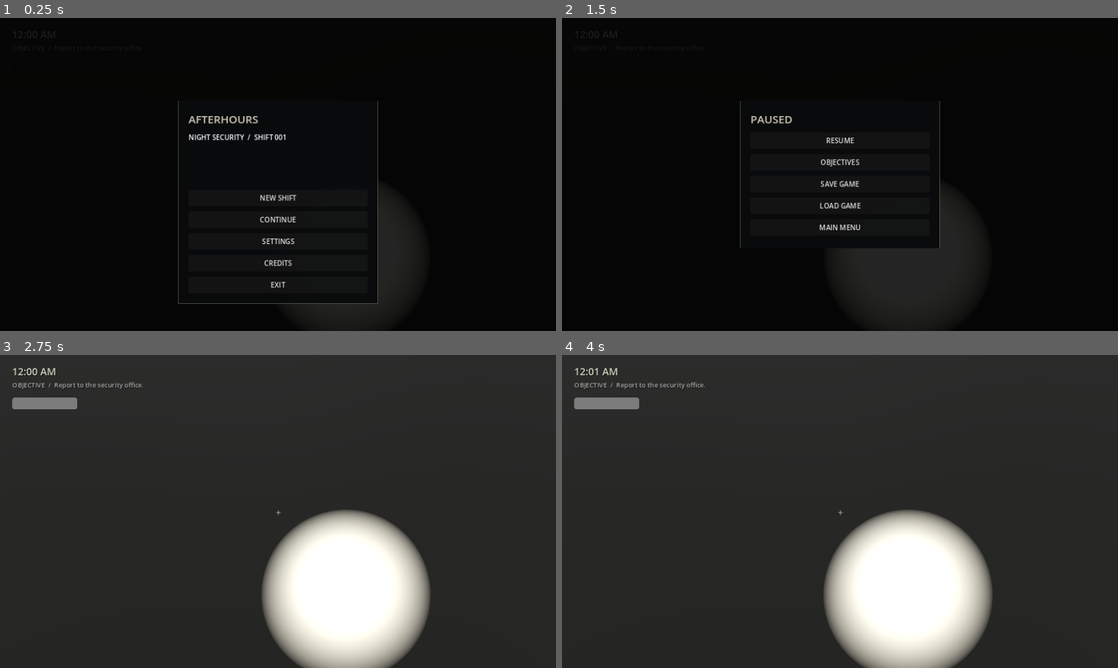
Above: before the commit, frames 1-4 (two rows, left to right).
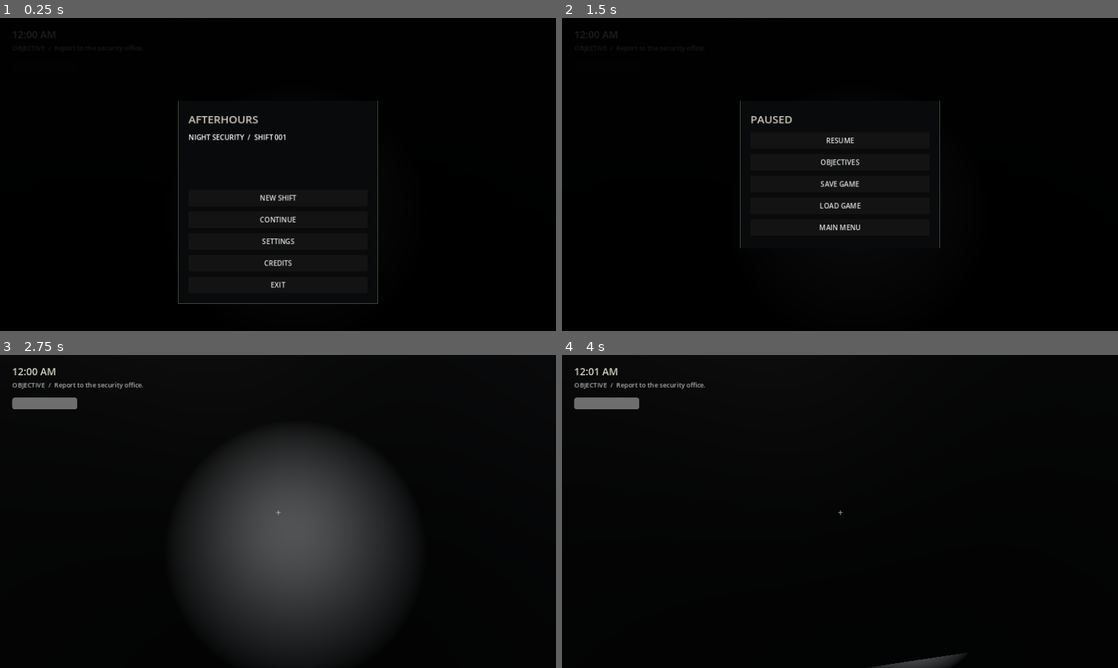
Above: after the commit, the same moments.

Repository: dontcare-dev/AFTER-HOURS
Game: Godot game, scene res://scenes/main.tscn
The game is run twice, just before and just after one commit, with the same random seed, the same clock (stepped at 60 frames per second) and the same inputs.
Inputs (mouse positions are in pixels of both pictures, inside the frame that each line leads up to):
- Up to frame 1 (0.25 s): no input
- Up to frame 2 (1.5 s): click "SETTINGS" at 0.5 s; click "BACK" at 1.25 s
- Up to frame 3 (2.75 s): click "RESUME" at 2 s
- Up to frame 4 (4 s): tap Enter (objectives) at 2.75 s; move the mouse to (867, 511) at 2.77 s; hold W (move_forward) 2.78-3.5 s; hold E (interact) 2.78-3.5 s; click "BACK" at 3.5 s

The runs differ from the first frame. In frame 1, 2.9% of the frame differs, in the area x 54-76%, y 57-99%; in frame 2, 5.7%; in frame 3, 86%; in frame 4, 99%, in the area x 0-100%, y 0-100%.

Commit message:
Integrate stalking horror system and fix security office entrance

Diff:
--- a/scripts/game.gd
+++ b/scripts/game.gd
@@ -3,6 +3,7 @@
 const PlayerScript = preload("res://scripts/player.gd")
 const InteractableScript = preload("res://scripts/interactable.gd")
 const SaveSystem = preload("res://scripts/save_system.gd")
+const HauntingScript = preload("res://scripts/haunting.gd")
 
 var player
 var elapsed := 0.0
@@ -32,6 +33,7 @@
 var feed_names = ["CENTRAL ATRIUM", "FOOD COURT", "EAST CORRIDOR", "PARKING LEVEL"]
 var feed_positions = [Vector3(0, 5.2, -7), Vector3(12, 4.5, -15), Vector3(-12, 4.5, -12), Vector3(0, 5.0, 21)]
 var anomaly_figure: Node3D
+var haunting: Node3D
 var anomaly_active := false
 var event_flags := {}
 var mall_materials := {}
@@ -39,6 +41,7 @@
 func _ready():
 	build_world()
 	build_player()
+	build_haunting()
 	build_ui()
 	set_objective("Report to the security office.")
 	show_message("SHIFT STARTED  /  12:00 AM", 4.0)
@@ -154,7 +157,8 @@
 	office.name = "SecurityOffice"
 	parent.add_child(office)
 	box(office, Vector3(-13, 0.03, 23), Vector3(14, 0.08, 10), material(Color(0.12, 0.13, 0.13)), false)
-	box(office, Vector3(-13, 1.0, 18.2), Vector3(14, 2.0, 0.25), material(Color(0.24, 0.25, 0.24)), true)
+	box(office, Vector3(-17.5, 1.0, 18.2), Vector3(5.0, 2.0, 0.25), material(Color(0.24, 0.25, 0.24)), true)
+	box(office, Vector3(-8.5, 1.0, 18.2), Vector3(5.0, 2.0, 0.25), material(Color(0.24, 0.25, 0.24)), true)
 	box(office, Vector3(-20, 1.0, 23), Vector3(0.25, 2.0, 10), material(Color(0.24, 0.25, 0.24)), true)
 	box(office, Vector3(-6, 1.0, 23), Vector3(0.25, 2.0, 10), material(Color(0.24, 0.25, 0.24)), true)
 	box(office, Vector3(-13, 0.95, 24.5), Vector3(6.5, 1.1, 1.6), material(Color(0.12, 0.095, 0.075)), true)
@@ -239,9 +243,23 @@
 	player = CharacterBody3D.new()
 	player.name = "Player"
 	player.set_script(PlayerScript)
-	player.position = Vector3(-13, 0.1, 14)
+	player.position = Vector3(-13, 0.1, 21.5)
 	add_child(player)
 	player.interacted.connect(_on_interacted)
+
+func build_haunting():
+	haunting = Node3D.new()
+	haunting.name = "HauntingDirector"
+	haunting.set_script(HauntingScript)
+	add_child(haunting)
+	haunting.configure(player, self)
+
+func haunt_encounter():
+	show_message("MOVE. DO NOT LOOK BACK.", 3.5)
+	if is_instance_valid(player.camera):
+		player.camera.fov = 88.0
+		var tween = create_tween()
+		tween.tween_property(player.camera, "fov", 78.0, 1.2)
 
 func build_ui():
 	ui = CanvasLayer.new()
@@ -402,7 +420,7 @@
 			else:
 				show_message("The access lock is still engaged.", 2.0)
 		"office_door":
-			player.position = Vector3(-13, 0.1, 14) if player.position.z > 18 else Vector3(-13, 0.1, 20)
+			player.position = Vector3(-13, 0.1, 21.5) if player.position.z > 18 else Vector3(-13, 0.1, 14)
 		"exit":
 			if elapsed >= 300.0:
 				finish_game()
@@ -575,7 +593,9 @@
 			discovered.clear()
 			decisions.clear()
 			event_flags.clear()
-			player.position = Vector3(-13, 0.1, 14)
+			player.position = Vector3(-13, 0.1, 21.5)
+			if is_instance_valid(haunting):
+				haunting.reset_hunt()
 			set_objective("Report to the security office.")
 			resume_game()
 			show_message("SHIFT STARTED  /  12:00 AM", 4.0)
